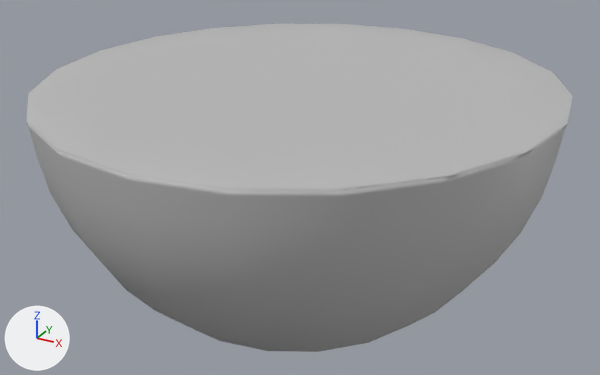
The FBX model Assets/Model/FBX/PotionLiquid.fbx, before and after one commit.
Before and after are seen from a 50 mm lens placed at (0.0144, -0.0666, 0.0012), pointed at (0.0, -0.0405, -0.0118). Every picture has the same lights, and +X, +Y and +Z are marked at lower left. Where no turn or scale is listed for an object, it has been applied to the vertices.
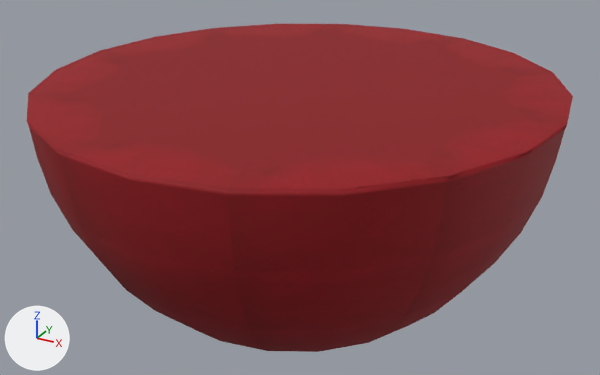
The change, as a diff of the scene's bpy script:
```diff
--- a/Assets/Model/FBX/PotionLiquid.fbx.py
+++ b/Assets/Model/FBX/PotionLiquid.fbx.py
@@ img_redpotion_jpg @@
+img_redpotion_jpg = load_image('RedPotion.jpg', '_unpacked/RedPotion.jpg', 1000, 1000, 'sRGB')
@@ mat_redpotion @@
+mat_redpotion = principled_material('RedPotion')
+mat_redpotion.texture = img_redpotion_jpg
+mat_redpotion.roughness = 0.749
@@ me_mesh @@
 me_mesh.from_pydata(...)  # 262 vertices, 260 faces; spans x -0.0096..0.0096, y -0.0099..0.0099, z -0.0104..-0.0004
-me_mesh.materials.append(mat_lambert1)  # grey #bcbcbc
+me_mesh.materials.append(mat_redpotion)  # picture img_redpotion_jpg
```

Pixel boxes [x1, y1, x2, y2] of what changed, in the pictures (600 x 375 px):
'pSphere2', recoloured (grey to red)
    both: [27, 24, 573, 352]
